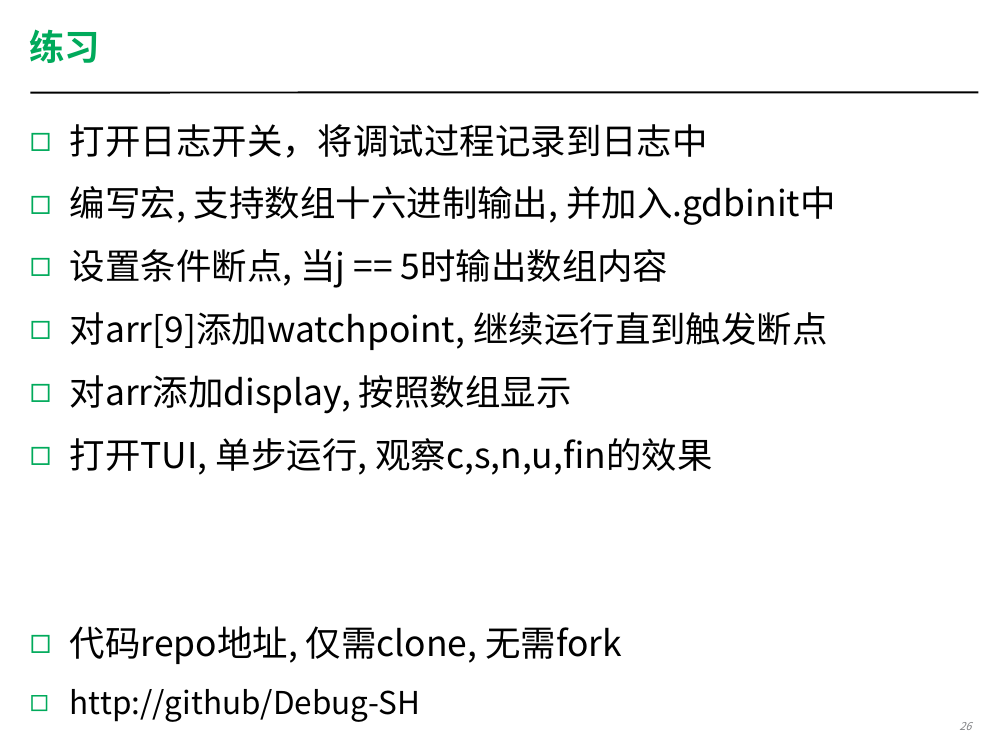
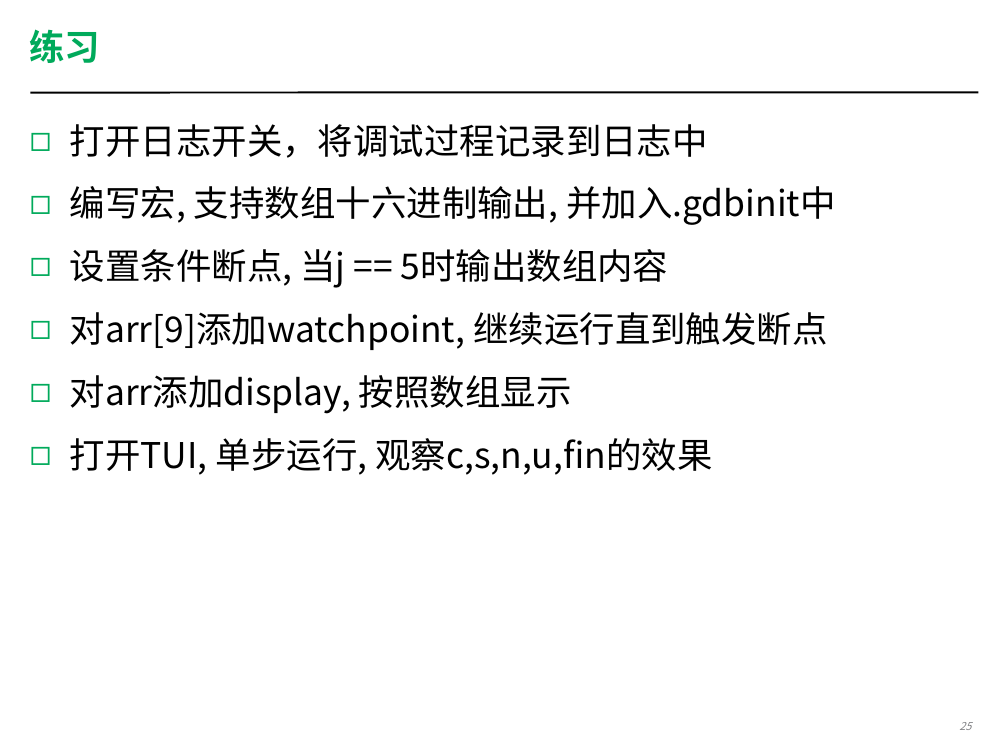
Before and after one commit to coney/c-training, a slide deck: slide 25 of Debug/Debug-SH/session1/Debugging Workshop 1.pptx (slide 26 before the commit). Drawn at 1008x756 pixels with LibreOffice and Linux fonts; fonts in the diff are those of the drawing. Boxes give left, top, right and bottom in pixels: in the first picture for what was removed or moved away, otherwise in the second. Text is boxed around its words. In the diff, an @@ line names an element or a change of style, - is before the commit and + after.

```diff
--- a/Debug/Debug-SH/session1/Debugging Workshop 1.pptx
+++ b/Debug/Debug-SH/session1/Debugging Workshop 1.pptx
@@ text at (x1=70, y1=626, x2=622, y2=722): paragraphs removed @@
-◻ 代码repo地址, 仅需clone, 无需fork
-◻ http://github/Debug-SH
```
Also in this commit, not shown: 4 other slides changed, 1 slide removed, 29 other files.
